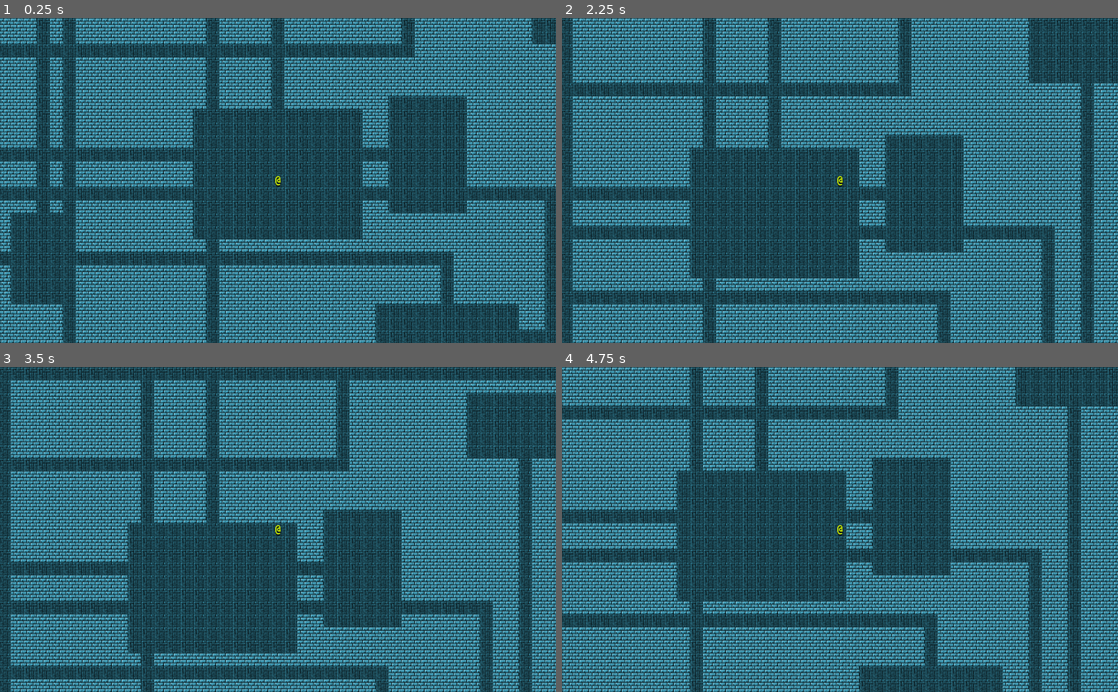
Above: before the commit, frames 1-4 (two rows, left to right).
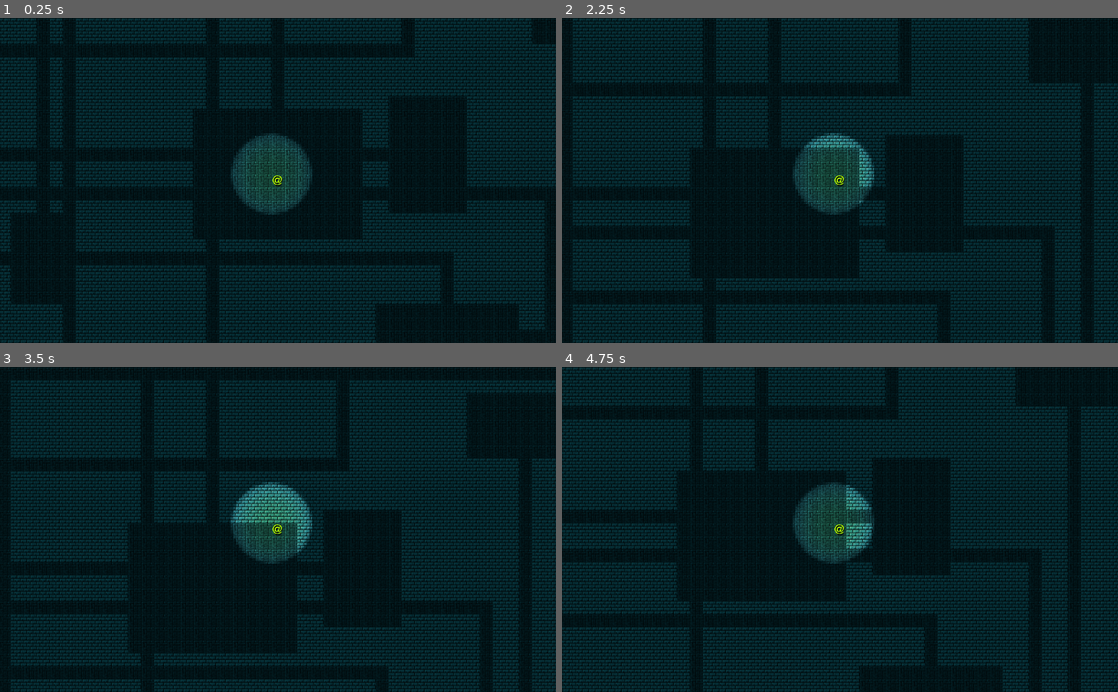
Above: after the commit, the same moments.

Repository: cyberfilth/Ashgard-Keep
Game: Godot game, scene res://scenes/Map/Map.tscn
Same seed, same stepped clock (60 frames per second), same inputs: the game is played once before the commit and once after it.
Inputs:
- Up to frame 1 (0.25 s): no input
- Up to frame 2 (2.25 s): tap Enter at 0.5, 2 s; hold D (step_E) 0.53-1.28 s; tap Space at 1.25 s; tap W (step_N) at 1.35 s; hold E (step_NE) from 2.03 s (still down)
- Up to frame 3 (3.5 s): tap Space at 2.75 s; release E (step_NE) at 2.78 s; tap Q (step_NW) at 2.85 s
- Up to frame 4 (4.75 s): tap Enter at 3.5 s; hold X (step_S) 3.53-4.28 s; tap Space at 4.25 s; tap C (step_SE) at 4.35 s

The runs differ from the first frame. In frame 1, 97% of the frame differs, in the area x 0-100%, y 0-100%; in frame 2, 98%; in frame 3, 98%; in frame 4, 97%.

Commit message:
Updated tileset

Diff:
--- a/global/TileFamily.gd
+++ b/global/TileFamily.gd
@@ -2,5 +2,5 @@
 
 var FAMILY_BLUE_DUNGEON = [FLOOR_BLUE, WALL_BLUE]
 
+const WALL_BLUE = [1,1]
 const FLOOR_BLUE = [0,0]
-const WALL_BLUE = [1,1]
--- a/objects/components/Database.tscn
+++ b/objects/components/Database.tscn
@@ -1,10 +1,11 @@
-[gd_scene load_steps=6 format=2]
+[gd_scene load_steps=7 format=2]
 
 [ext_resource path="res://objects/components/Database.gd" type="Script" id=1]
 [ext_resource path="res://objects/components/Object.tscn" type="PackedScene" id=2]
 [ext_resource path="res://objects/components/Player.gd" type="Script" id=3]
-[ext_resource path="res://objects/components/items/potion_red.gd" type="Script" id=4]
-[ext_resource path="res://graphics/items/potion_red.png" type="Texture" id=5]
+[ext_resource path="res://graphics/player/torch.png" type="Texture" id=4]
+[ext_resource path="res://objects/components/items/potion_red.gd" type="Script" id=5]
+[ext_resource path="res://graphics/items/potion_red.png" type="Texture" id=6]
 
 [node name="Database" type="Node"]
 script = ExtResource( 1 )
@@ -22,14 +23,20 @@
 drag_margin_h_enabled = false
 drag_margin_v_enabled = false
 
+[node name="Light2D" type="Light2D" parent="player/player"]
+scale = Vector2( 5, 5 )
+texture = ExtResource( 4 )
+shadow_enabled = true
+
 [node name="props" type="Node" parent="."]
+editor/display_folded = true
 
 [node name="potion_red" type="Node2D" parent="props"]
-script = ExtResource( 4 )
+script = ExtResource( 5 )
 blocks_movement = true
 
 [node name="Sprite" type="Sprite" parent="props/potion_red"]
-texture = ExtResource( 5 )
+texture = ExtResource( 6 )
 centered = false
 
 
--- a/scenes/Map/Map.tscn
+++ b/scenes/Map/Map.tscn
@@ -1,6 +1,6 @@
 [gd_scene load_steps=3 format=2]
 
-[ext_resource path="res://tilesets/BasicTiles.tres" type="TileSet" id=1]
+[ext_resource path="res://tilesets/DungeonTile.tres" type="TileSet" id=1]
 [ext_resource path="res://scenes/Map/Map.gd" type="Script" id=2]
 
 [node name="Map" type="TileMap"]
@@ -8,3 +8,6 @@
 cell_size = Vector2( 24, 24 )
 format = 1
 script = ExtResource( 2 )
+
+[node name="Darkness" type="CanvasModulate" parent="."]
+color = Color( 0.0901961, 0.298039, 0.298039, 1 )
--- a/tilesets/BasicTiles_edit.tscn
+++ /dev/null
@@ -1,19 +0,0 @@
-[gd_scene load_steps=4 format=2]
-
-[ext_resource path="res://graphics/dungeon/floors/floor_rect_gray2.png" type="Texture" id=1]
-[ext_resource path="res://graphics/dungeon/walls/wall_vines2.png" type="Texture" id=2]
-
-[sub_resource type="OccluderPolygon2D" id=1]
-polygon = PoolVector2Array( -12, -12, 12, -12, 12, 12, -12, 12 )
-
-[node name="BasicTiles" type="Node"]
-
-[node name="Floor" type="Sprite" parent="."]
-texture = ExtResource( 1 )
-
-[node name="Wall" type="Sprite" parent="."]
-editor/display_folded = true
-texture = ExtResource( 2 )
-
-[node name="LightOccluder2D" type="LightOccluder2D" parent="Wall"]
-occluder = SubResource( 1 )
--- a/tilesets/BasicTiles.tres
+++ b/tilesets/DungeonTile.tres
@@ -1,10 +1,13 @@
-[gd_resource type="TileSet" load_steps=3 format=2]
+[gd_resource type="TileSet" load_steps=4 format=2]
 
 [ext_resource path="res://graphics/dungeon/floors/floor_rect_gray2.png" type="Texture" id=1]
 [ext_resource path="res://graphics/dungeon/walls/wall_vines2.png" type="Texture" id=2]
 
+[sub_resource type="OccluderPolygon2D" id=1]
+polygon = PoolVector2Array( -12, -12, 12, -12, 12, 12, -12, 12 )
+
 [resource]
-0/name = "Floor"
+0/name = "WALL_BLUE"
 0/texture = ExtResource( 1 )
 0/tex_offset = Vector2( 0, 0 )
 0/modulate = Color( 1, 1, 1, 1 )
@@ -14,7 +17,7 @@
 0/navigation_offset = Vector2( 12, 12 )
 0/shapes = [  ]
 0/z_index = 0
-1/name = "Wall"
+1/name = "FLOOR_BLUE"
 1/texture = ExtResource( 2 )
 1/tex_offset = Vector2( 0, 0 )
 1/modulate = Color( 1, 1, 1, 1 )
@@ -24,3 +27,14 @@
 1/navigation_offset = Vector2( 12, 12 )
 1/shapes = [  ]
 1/z_index = 0
+2/name = "wall_vines2"
+2/texture = ExtResource( 2 )
+2/tex_offset = Vector2( 0, 0 )
+2/modulate = Color( 1, 1, 1, 1 )
+2/region = Rect2( 0, 0, 24, 24 )
+2/tile_mode = 0
+2/occluder_offset = Vector2( 12, 12 )
+2/occluder = SubResource( 1 )
+2/navigation_offset = Vector2( 12, 12 )
+2/shapes = [  ]
+2/z_index = 0
--- a/tilesets/DungeonTile_edit.tscn
+++ b/tilesets/DungeonTile_edit.tscn
@@ -1,19 +1,12 @@
-[gd_scene load_steps=4 format=2]
+[gd_scene load_steps=3 format=2]
 
 [ext_resource path="res://graphics/dungeon/walls/wall_vines2.png" type="Texture" id=1]
 [ext_resource path="res://graphics/dungeon/floors/floor_rect_gray2.png" type="Texture" id=2]
 
-[sub_resource type="OccluderPolygon2D" id=1]
-polygon = PoolVector2Array( -12, -12, 12, -12, 12, 12, -12, 12 )
-
 [node name="DungeonTile_edit" type="Node"]
 
-[node name="WALL_BLUE" type="Sprite" parent="."]
-editor/display_folded = true
+[node name="FLOOR_BLUE" type="Sprite" parent="."]
 texture = ExtResource( 1 )
 
-[node name="LightOccluder2D" type="LightOccluder2D" parent="WALL_BLUE"]
-occluder = SubResource( 1 )
-
-[node name="FLOOR_BLUE" type="Sprite" parent="."]
+[node name="WALL_BLUE" type="Sprite" parent="."]
 texture = ExtResource( 2 )
Binary file changed: graphics/player/Player.png
Binary file added: graphics/player/torch.png
Not shown, added: graphics/player/torch.png.import
Not shown, added: map.txt
